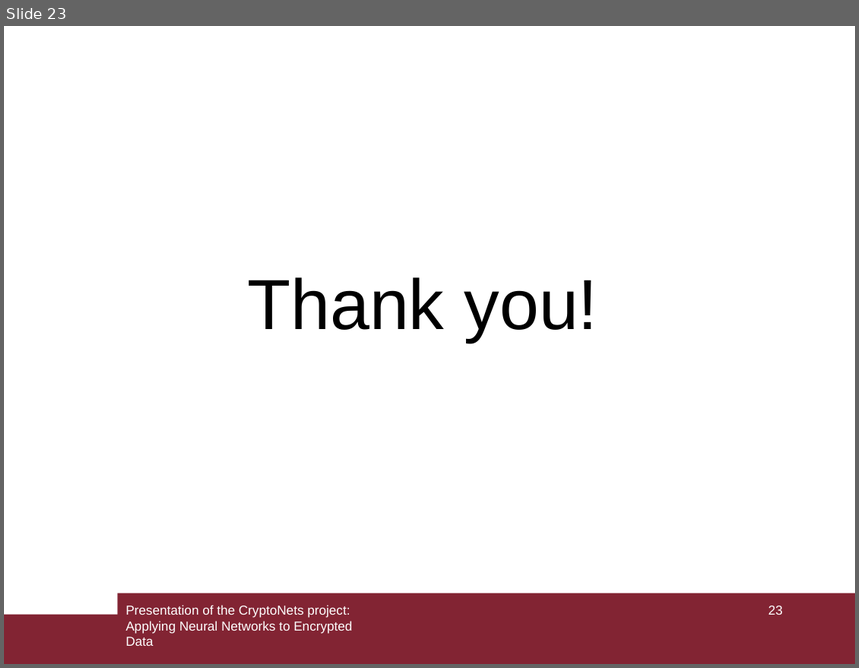
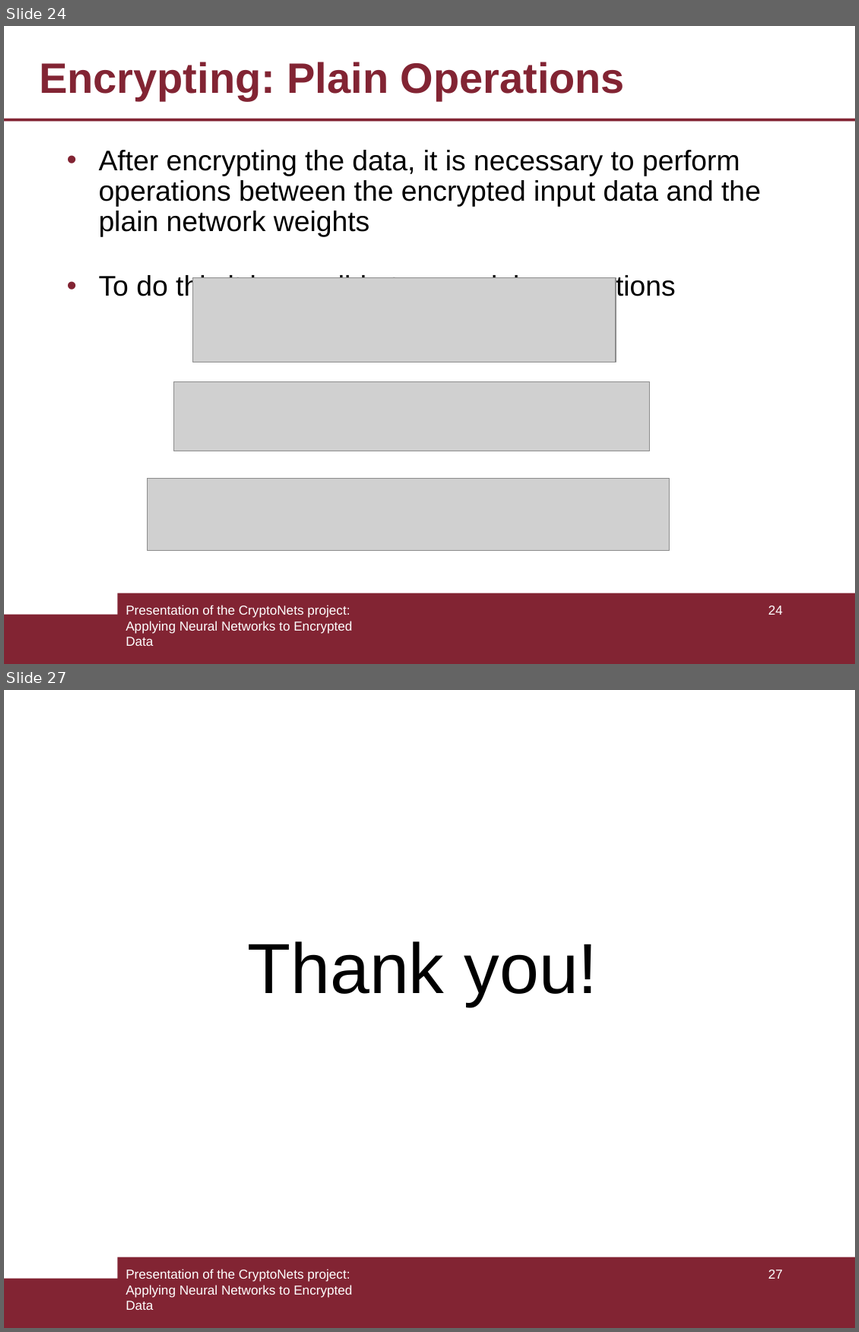
Before and after one commit to armandofln/CryptoNets-with-Python, a slide deck: slides/slide.odp. Shown one above the other, each under a label of ours: slide 23 before the commit, slides 24 and 27 after it; the slides between them are not shown. The pictures are 859x668 and 859x1332 pixels, drawn with LibreOffice and Linux fonts; fonts in the diff are those of the drawing; grey boxes stand for pictures. Boxes give left, top, right and bottom in pixels: in the first picture for what was removed or moved away, otherwise in the second. Text is boxed around its words. In the diff, an @@ line names an element or a change of style, - is before the commit and + after.

```diff
--- a/slides/slide.odp
+++ b/slides/slide.odp
@@ slide 24 added at <box>4,26,855,664</box>, background #FFFFFF; not listed: 2 template elements that a slide beside it also shows @@
@@ title added at <box>39,62,625,100</box>, 36 pt, text #822433, bold @@
+Encrypting: Plain Operations
@@ line added from (4, 119) to (855, 119), #822433 2.3 pt @@
@@ text added at <box>99,150,761,302</box>, 24 pt, text #000000 @@
+• After encrypting the data, it is necessary to perform operations between the encrypted input data and the plain network weights
+• To do this it is possible to use plain operations
@@ picture added at <box>193,278,616,362</box> @@
@@ picture added at <box>174,382,650,452</box> @@
@@ picture added at <box>147,479,670,551</box> @@
@@ text added at <box>126,605,352,646</box>, 11 pt, text #FFFFFF @@
+Presentation of the CryptoNets project: Applying Neural Networks to Encrypted Data
@@ page number added at <box>769,606,783,615</box>, 11 pt, text #FFFFFF @@
+24
@@ what was slide 23 is now slide 27 @@
@@ page number at <box>769,1270,783,1279</box>: text changed @@
-23
+27
```
Also in this commit, not shown: 4 slides changed, 5 other slides added, 1 slide removed, 6 other files.
